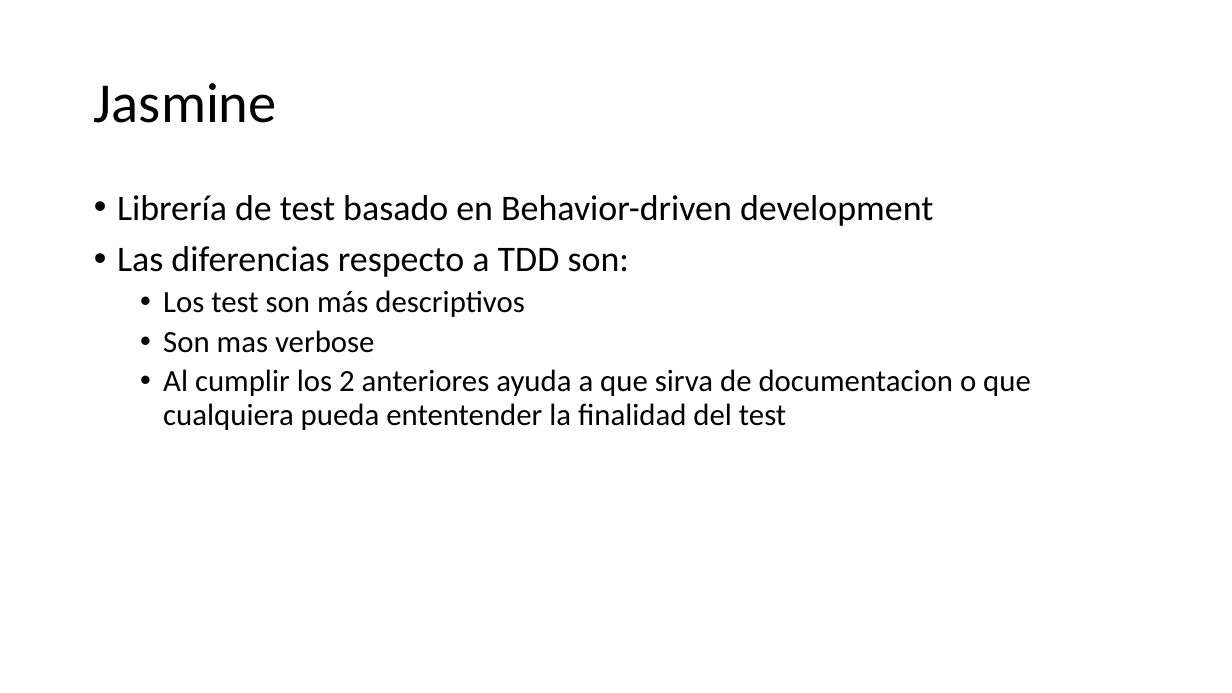
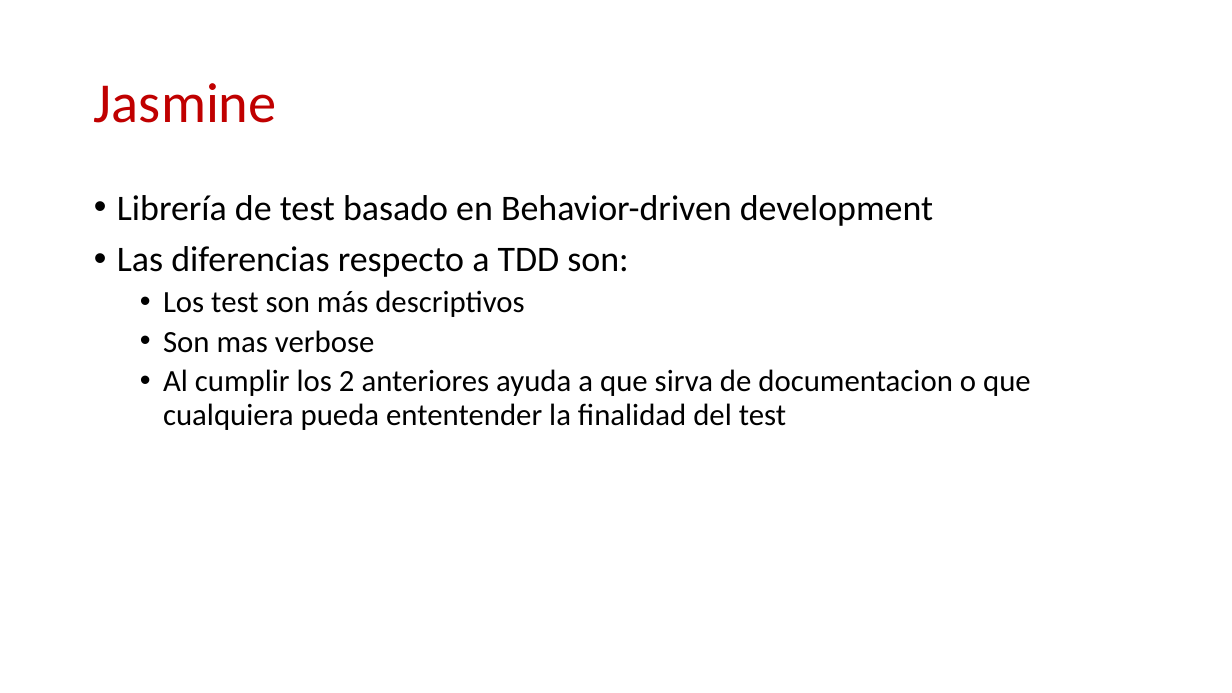
Before and after one commit to ericuss/TDD-Miercolex-Tokiota, a slide deck: slide 2 of Documentacion/jasmine.pptx. Drawn at 1232x693 pixels with LibreOffice and Linux fonts; fonts in the diff are those of the drawing; background and template pictures are left out. Boxes give left, top, right and bottom in pixels: in the first picture for what was removed or moved away, otherwise in the second. Text is boxed around its words. In the diff, an @@ line names an element or a change of style, - is before the commit and + after.

```diff
--- a/Documentacion/jasmine.pptx
+++ b/Documentacion/jasmine.pptx
@@ title "Jasmine" at [94, 83, 277, 123]: text colour #000000 to #C00000 @@
```
Also in this commit, not shown: 5 other slides changed, 5 slides added, 1 slide removed.
